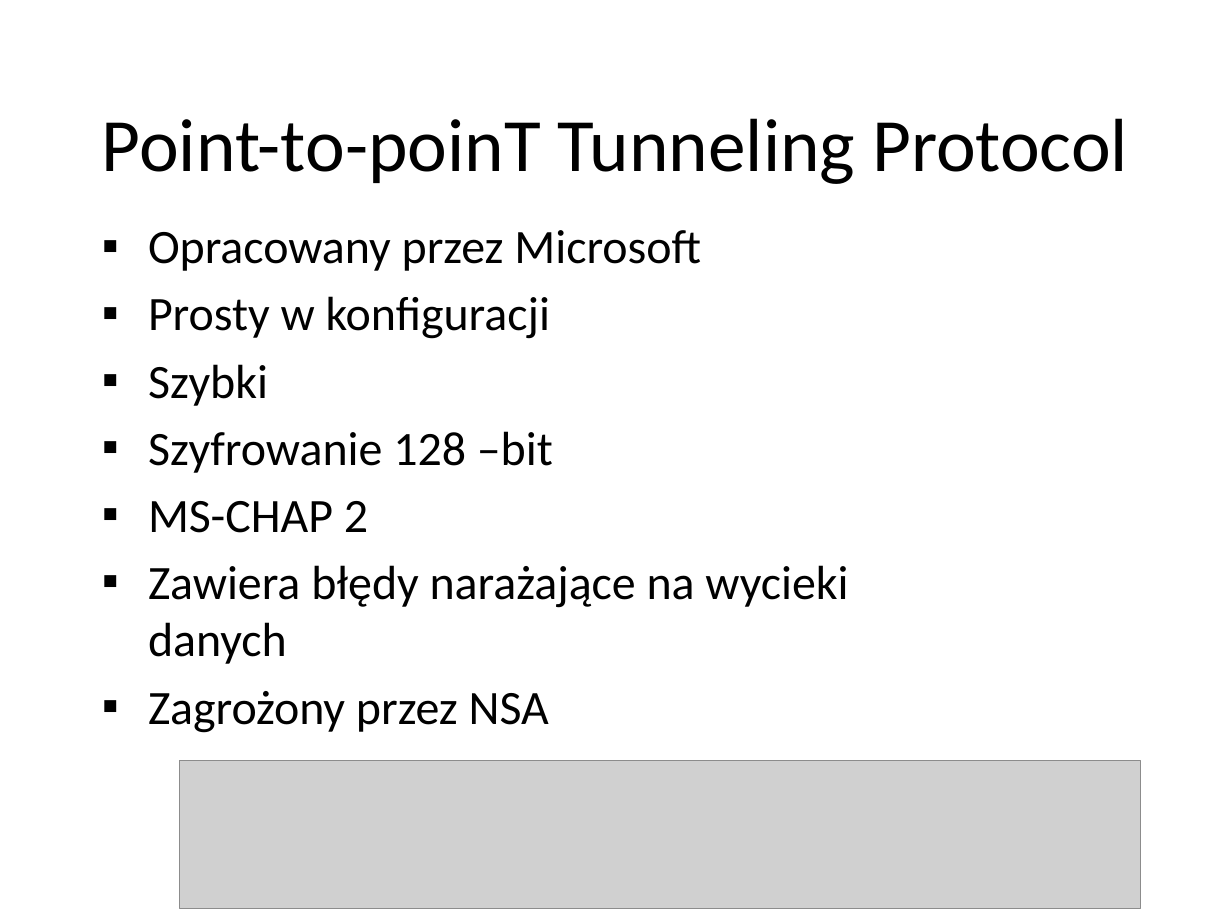
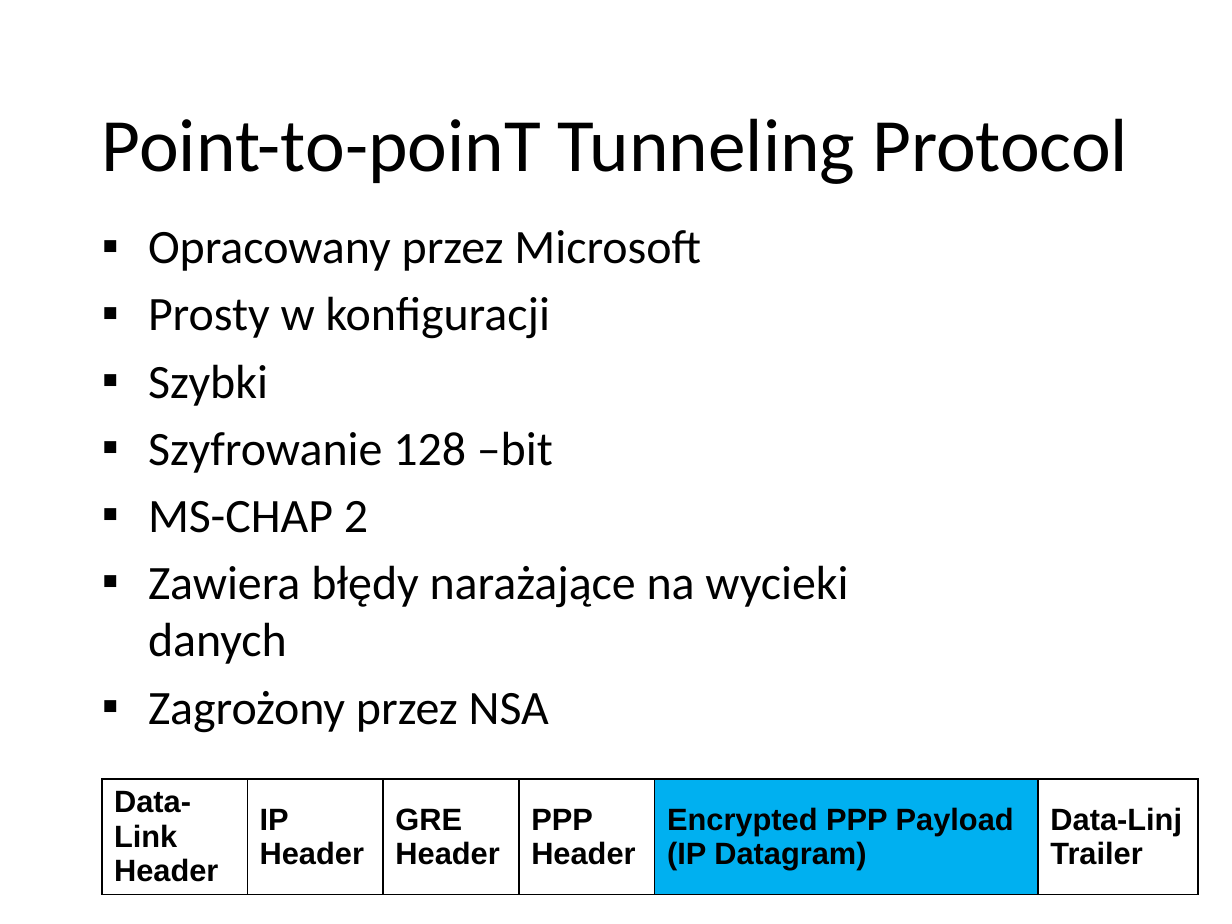
Before and after one commit to pwr227078/Reports, a slide deck: slide 8 of VPN/VPN.pptx (slide 7 before the commit). Drawn at 1232x924 pixels with LibreOffice and Linux fonts; fonts in the diff are those of the drawing; grey boxes stand for pictures; background and template pictures are left out. Boxes give left, top, right and bottom in pixels: in the first picture for what was removed or moved away, otherwise in the second. Text is boxed around its words. In the diff, an @@ line names an element or a change of style, - is before the commit and + after.

```diff
--- a/VPN/VPN.pptx
+++ b/VPN/VPN.pptx
@@ table added at [102, 779, 1198, 902], 1 rows, 6 columns @@
+Data-Link Header | IP Header | GRE Header | PPP Header | Encrypted PPP Payload (IP Datagram) | Data-Linj Trailer
@@ picture removed at [180, 761, 1141, 909] @@
```
Also in this commit, not shown: 7 other slides changed, 2 slides added, 2 other files.
